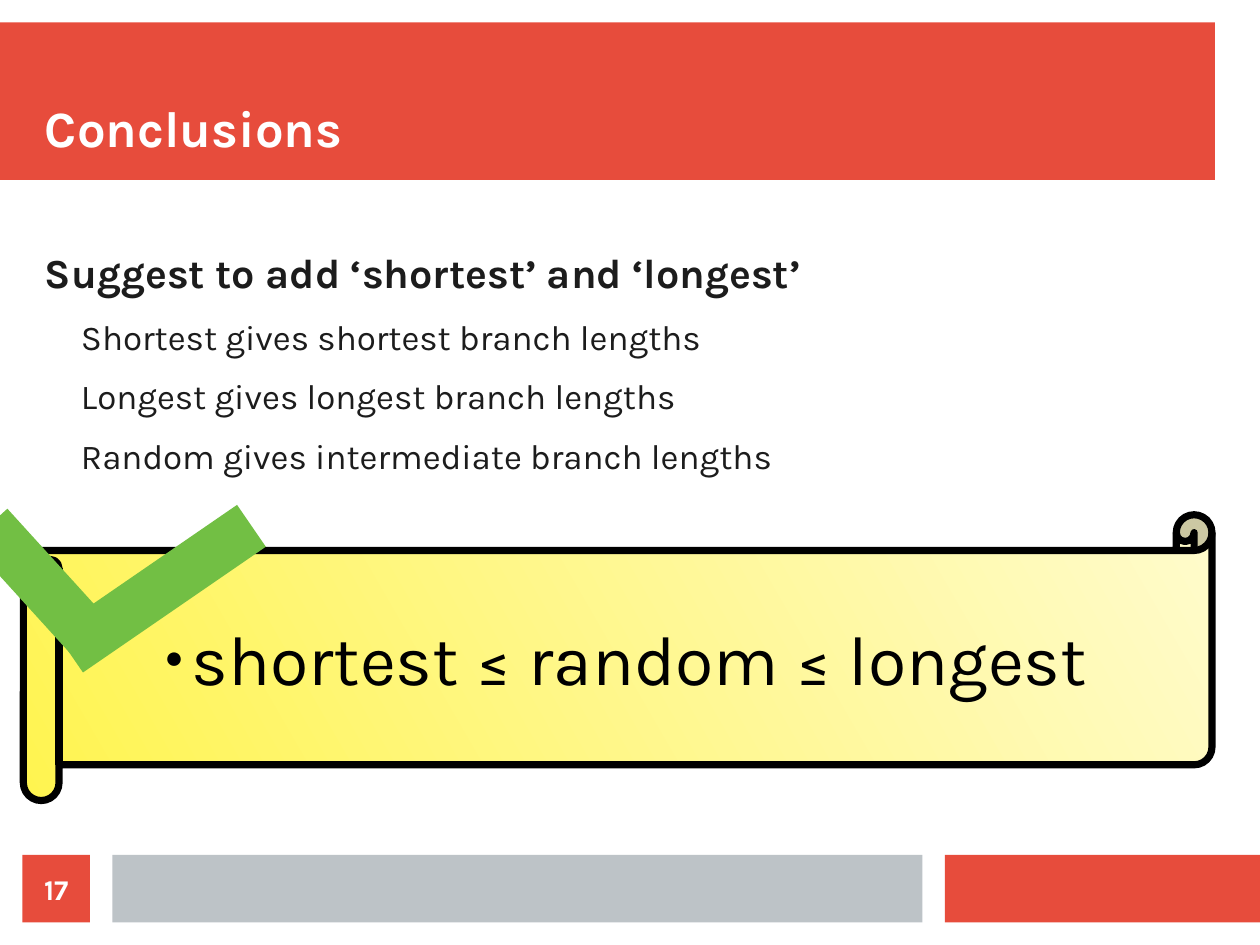
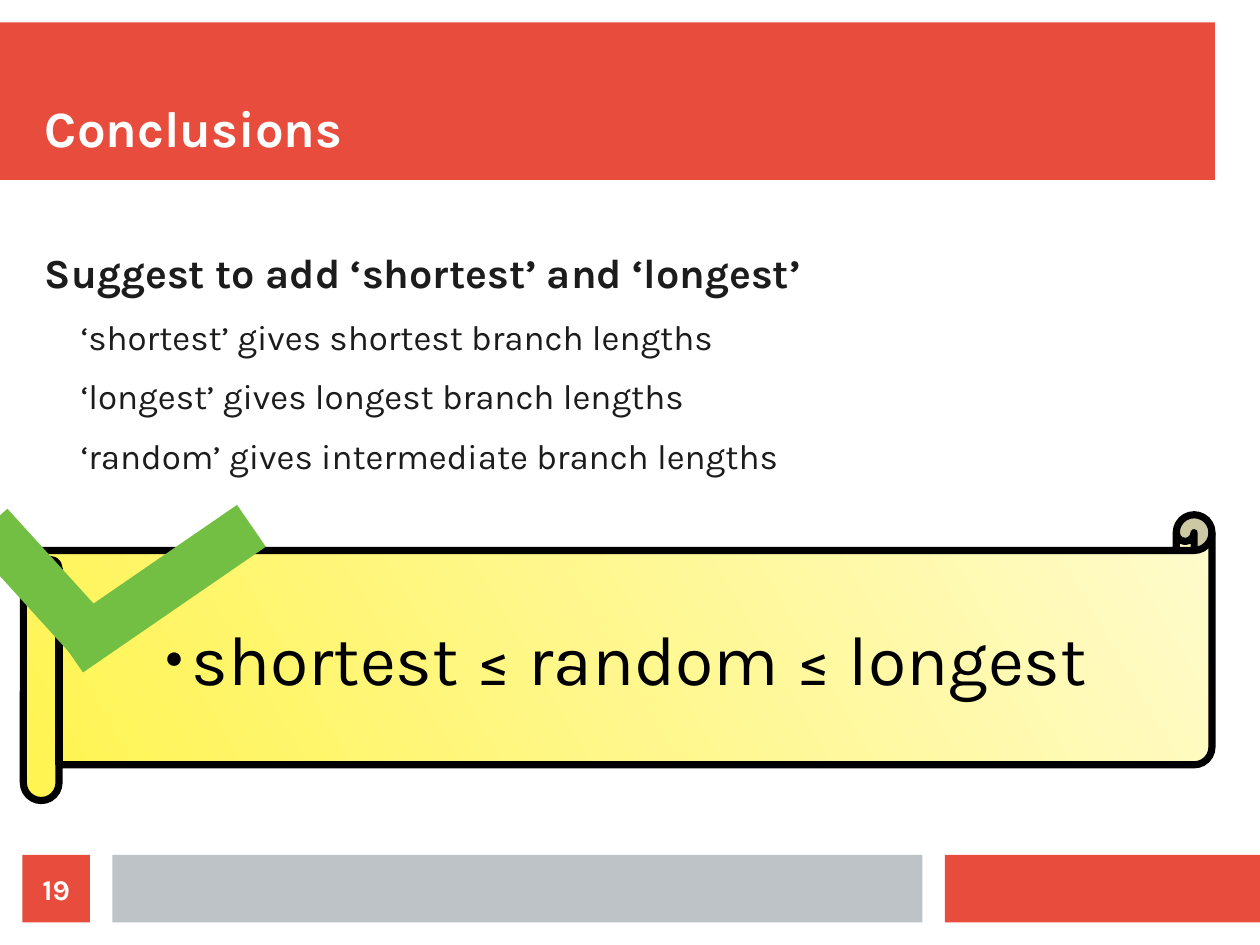
Before and after one commit to richelbilderbeek/Science, a slide deck: slide 19 of Bilderbeek20180502TeceMeeting/20180502Sampling.odp (slide 17 before the commit). Drawn at 1260x945 pixels with LibreOffice and Linux fonts; fonts in the diff are those of the drawing. Boxes give left, top, right and bottom in pixels: in the first picture for what was removed or moved away, otherwise in the second. Text is boxed around its words. In the diff, an @@ line names an element or a change of style, - is before the commit and + after.

```diff
--- a/Bilderbeek20180502TeceMeeting/20180502Sampling.odp
+++ b/Bilderbeek20180502TeceMeeting/20180502Sampling.odp
@@ text at (x1=81, y1=326, x2=778, y2=478): text changed @@
-  Shortest gives shortest branch lengths
-  Longest gives longest branch lengths
-  Random gives intermediate branch lengths
+  ‘shortest’ gives shortest branch lengths
+  ‘longest’ gives longest branch lengths
+  ‘random’ gives intermediate branch lengths
@@ page number at (x1=42, y1=881, x2=70, y2=901): text changed @@
-17
+19
```
Also in this commit, not shown: 9 other slides changed, 3 slides added, 1 slide removed, 4 other files.
